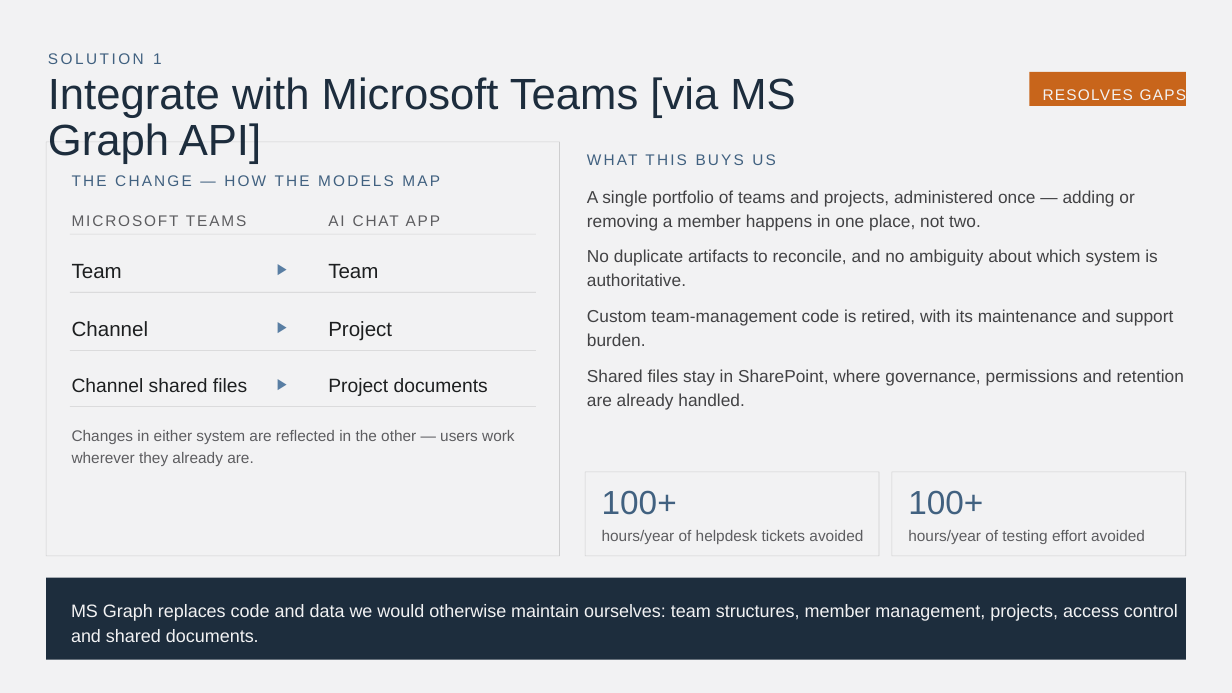
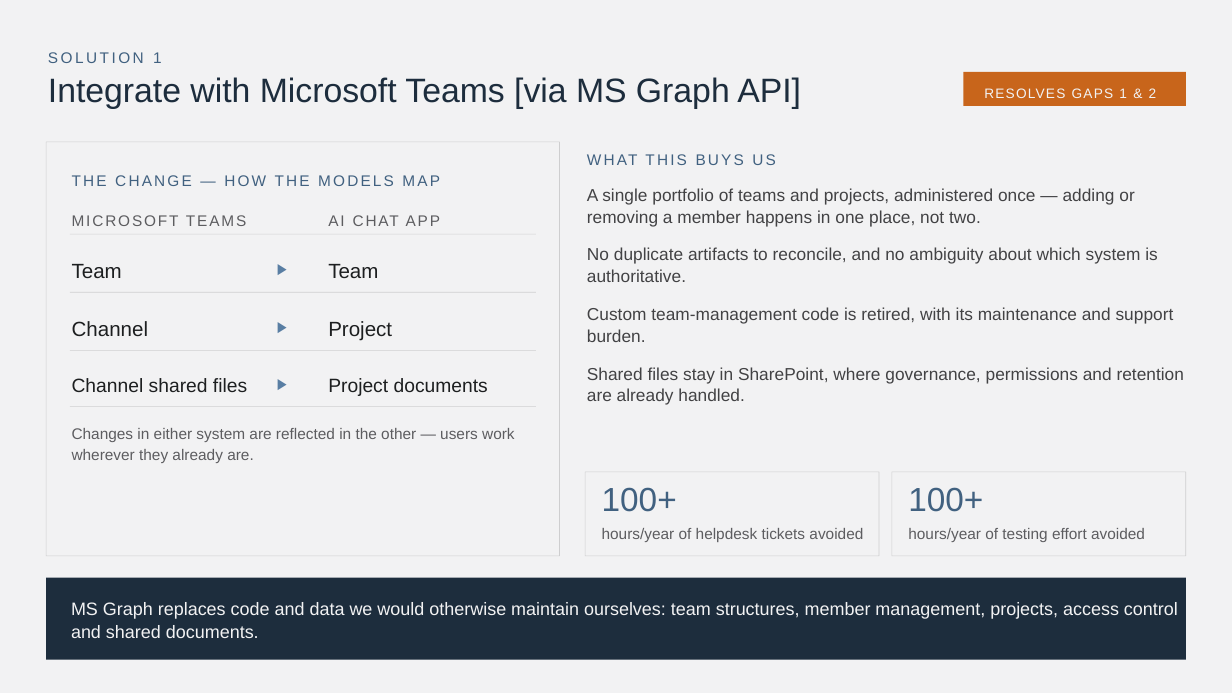
Before and after one commit to ashleytmathew/Architecture-and-design, a slide deck: slide 6 of architecture-optimization_v6.pptx. Drawn at 1232x693 pixels with LibreOffice and Linux fonts; fonts in the diff are those of the drawing. Boxes give left, top, right and bottom in pixels: in the first picture for what was removed or moved away, otherwise in the second. Text is boxed around its words. In the diff, an @@ line names an element or a change of style, - is before the commit and + after.

```diff
--- a/architecture-optimization_v6.pptx
+++ b/architecture-optimization_v6.pptx
@@ text "Integrate with Microsoft Teams [via ..." at (x1=48, y1=77, x2=801, y2=109): size 51 to 39.5 pt; line spacing 0.89 to 0.69; vertical alignment top to middle @@
@@ rectangle resized from (x1=1029, y1=72, x2=1186, y2=106) to (x1=963, y1=72, x2=1186, y2=106) @@
@@ text "RESOLVES GAPS 1 & 2" moved from (x1=1043, y1=89, x2=1186, y2=100) to (x1=984, y1=88, x2=1157, y2=98) @@
@@ text "RESOLVES GAPS 1 & 2" at (x1=984, y1=88, x2=1157, y2=98): size 18 to 16 pt; vertical alignment top to middle @@
@@ line spacing 1.16 to 1.06 in 4 elements at (x1=587, y1=188, x2=1134, y2=226), (x1=587, y1=247, x2=1157, y2=282), (x1=587, y1=307, x2=1174, y2=342), (x1=587, y1=367, x2=1184, y2=405) @@
@@ text "Changes in either system are ..." at (x1=72, y1=428, x2=514, y2=463): line spacing 1.21 to 1.11 @@
@@ text "100+" at (x1=602, y1=487, x2=677, y2=512): line spacing 0.87 to 0.77 @@
@@ text "100+" at (x1=908, y1=487, x2=983, y2=512): line spacing 0.87 to 0.77 @@
@@ text "hours/year of helpdesk tickets avoided" at (x1=602, y1=528, x2=863, y2=542): line spacing 1.12 to 1.02 @@
@@ text "hours/year of testing effort avoided" at (x1=908, y1=528, x2=1145, y2=542): line spacing 1.12 to 1.02 @@
@@ text "MS Graph replaces code and ..." at (x1=71, y1=602, x2=1178, y2=638): line spacing 1.17 to 1.07 @@
```
Also in this commit, not shown: 10 other slides changed, 2 slides added, 1 other file.
